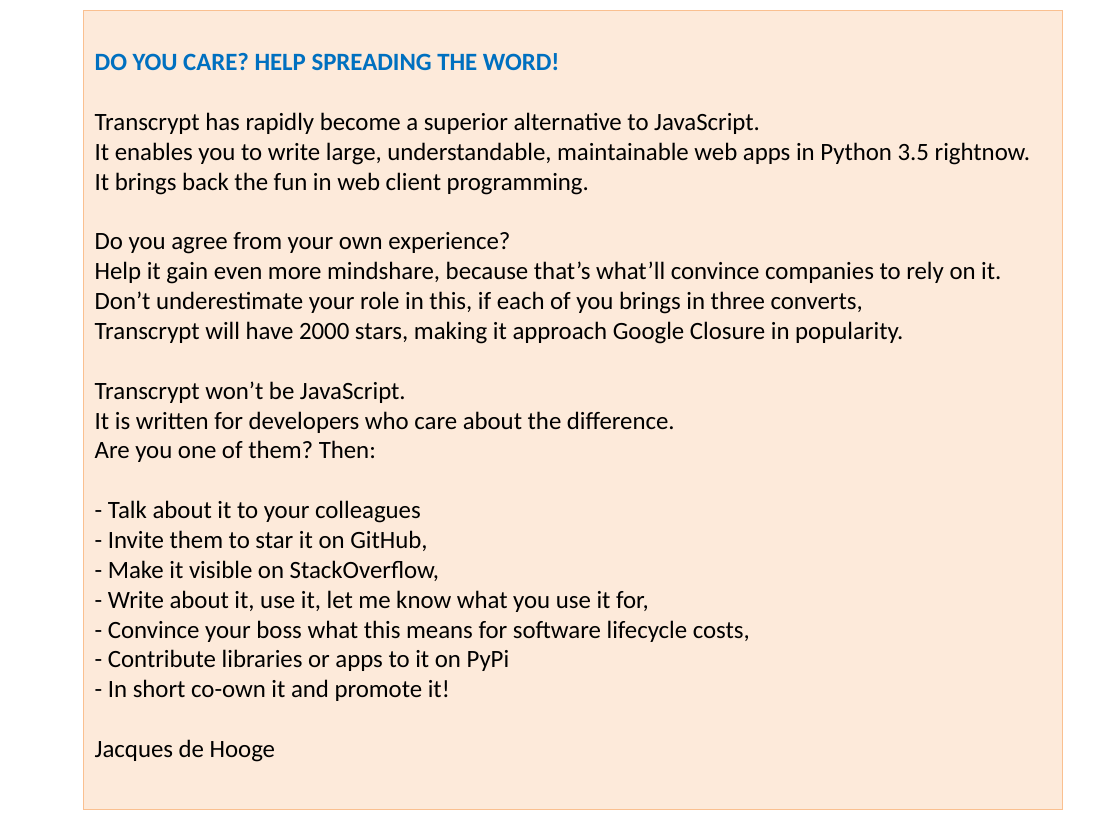
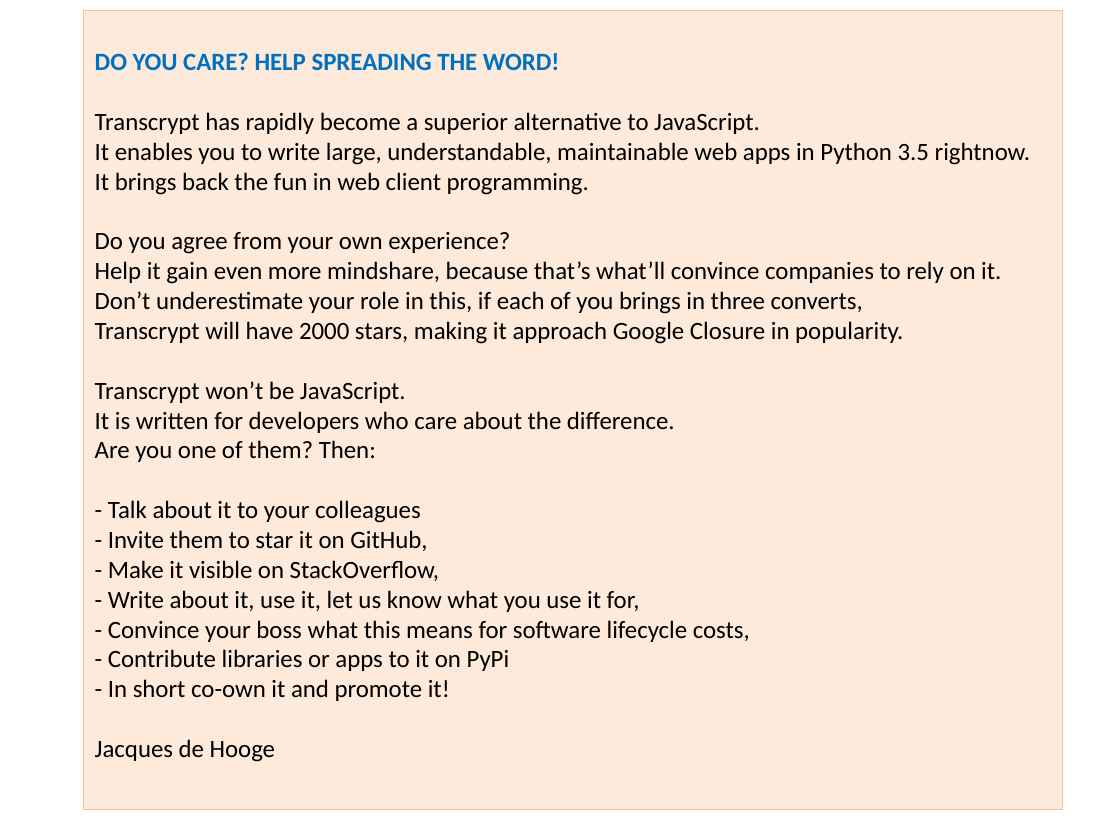
Before and after one commit to TranscryptOrg/Transcrypt, a slide deck: slide 1 of transcrypt/docs/images/spread_the_word.pptx. Drawn at 1120x840 pixels with LibreOffice and Linux fonts; fonts in the diff are those of the drawing. Boxes give left, top, right and bottom in pixels: in the first picture for what was removed or moved away, otherwise in the second. Text is boxed around its words. In the diff, an @@ line names an element or a change of style, - is before the commit and + after.

```diff
--- a/transcrypt/docs/images/spread_the_word.pptx
+++ b/transcrypt/docs/images/spread_the_word.pptx
@@ text in rectangle at (108, 590, 640, 612): text changed @@
-- Write about it, use it, let me know what you use it for,
+- Write about it, use it, let us know what you use it for,
```
Also in this commit, not shown: 3 other files.
